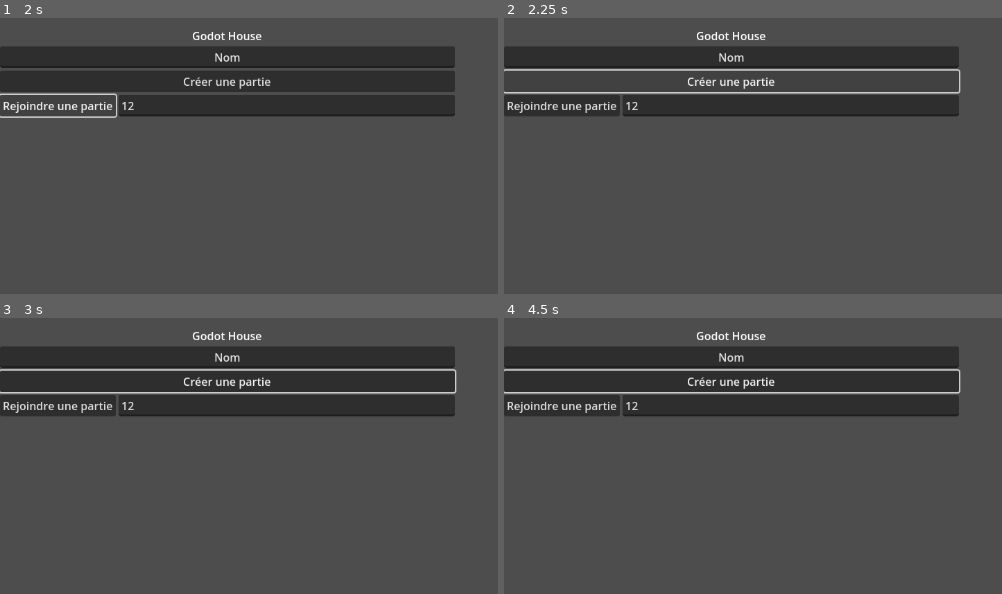
Above: before the commit, frames 1-4 (two rows, left to right).
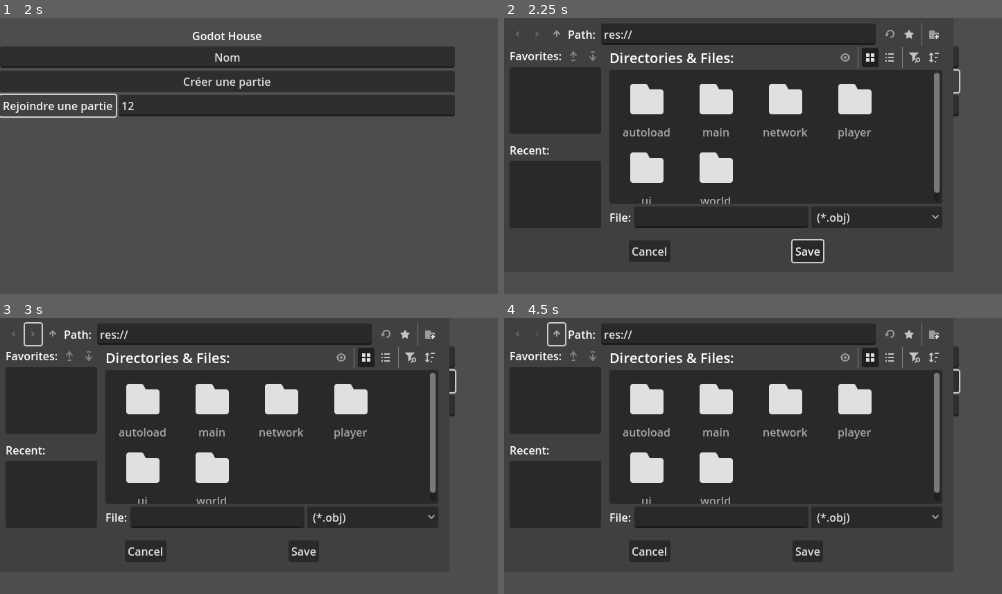
Above: after the commit, the same moments.

Repository: Pop115/GodotHouse
Game: Godot game, scene res://ui/MainMenu.tscn
The game is run twice, just before and just after one commit, with the same random seed, the same clock (stepped at 60 frames per second) and the same inputs.
Inputs (mouse positions are in pixels of both pictures, inside the frame that each line leads up to):
- Up to frame 1 (2 s): click (288, 106) at 0.52 s; type "12" at 0.6 s; click "Rejoindre une partie" at 1.25 s
- Up to frame 2 (2.25 s): click "Créer une partie" at 2 s
- Up to frame 3 (3 s): click (34, 334) at 2.77 s
- Up to frame 4 (4.5 s): click (538, 334) at 3.52 s; click (558, 334) at 4.27 s

Frame 1 is identical in both runs. In frame 2, 44% of the frame differs, in the area x 0-91%, y 2-89%; in frame 3, 44%; in frame 4, 44%.
Error before the commit: Invalid access to property or key 'pressed' on a base object of type 'null instance'. (res://ui/MainMenu.gd:11)

Commit message:
added some signals

Diff:
--- a/godot-house/ui/MainMenu.gd
+++ b/godot-house/ui/MainMenu.gd
@@ -8,9 +8,6 @@
 
 
 func _ready():
-	$HostButton.pressed.connect(_on_host_pressed)
-	$JoinButton.pressed.connect(_on_join_pressed)
-
 	%MapFileSelectDialog.file_selected.connect(func(path):
 		on_file_selected(path);
 	)
@@ -40,3 +37,7 @@
 		return
 	get_tree().multiplayer.multiplayer_peer = peer
 	get_tree().change_scene_to_file("res://main/Main.tscn")
+
+
+func _on_join_button_pressed() -> void:
+	pass # Replace with function body.
--- a/godot-house/ui/MainMenu.tscn
+++ b/godot-house/ui/MainMenu.tscn
@@ -62,3 +62,6 @@
 size_flags_horizontal = 3
 placeholder_text = "Adresse IP"
 expand_to_text_length = true
+
+[connection signal="pressed" from="Control/VBoxContainer/VBoxContainer/HostButton" to="." method="_on_host_pressed"]
+[connection signal="pressed" from="Control/VBoxContainer/HBoxContainer/JoinButton" to="." method="_on_join_button_pressed"]
